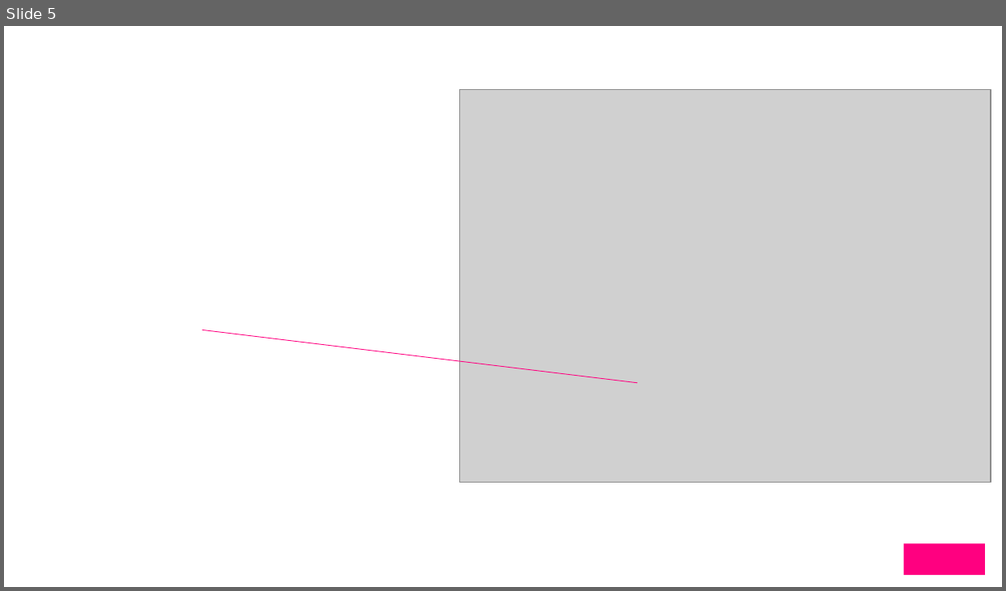
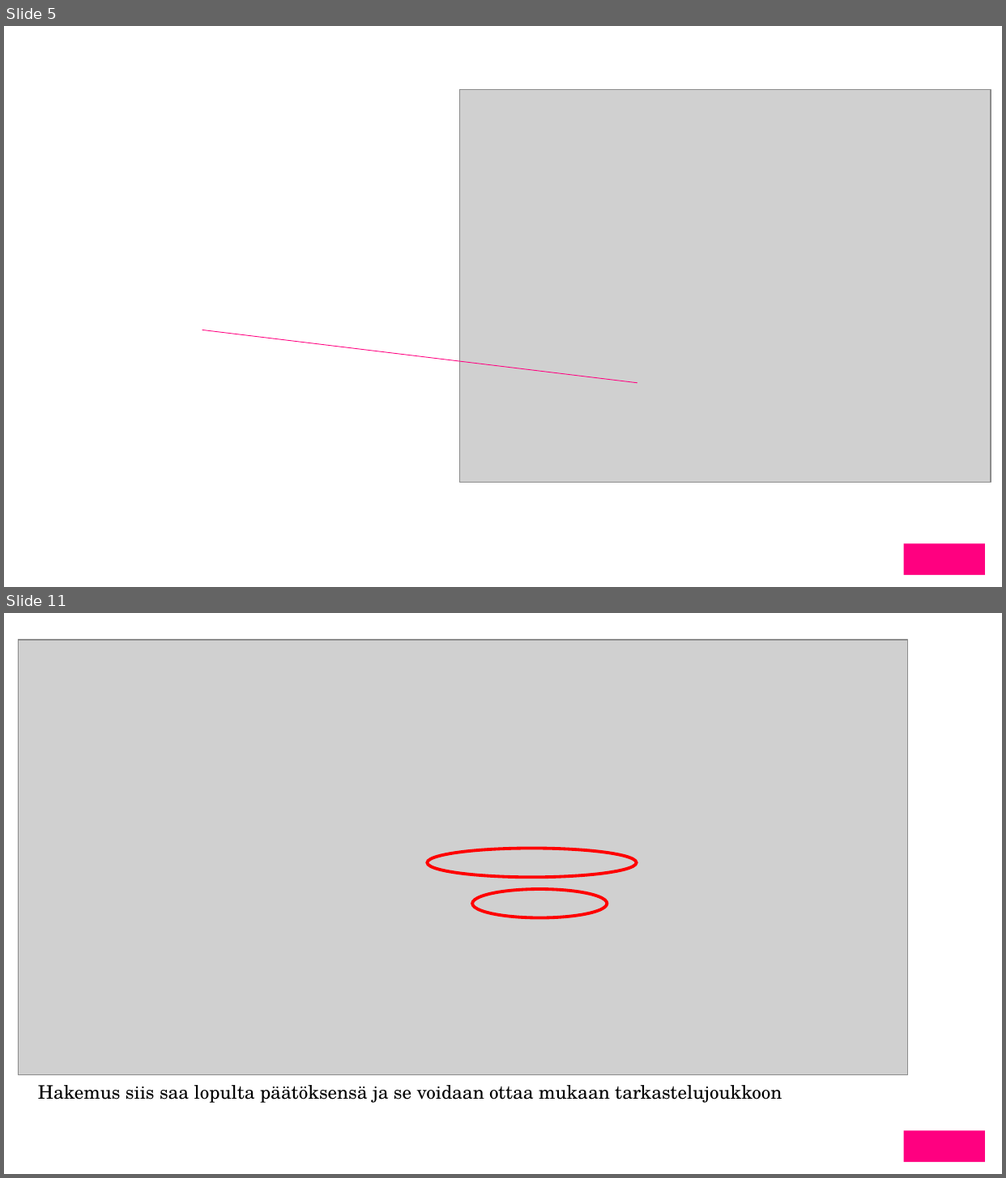
Before and after one commit to timole/usage, a slide deck: docs/Lupapiste Usage Data - 20150430.pptx. Shown one above the other, each under a label of ours: slide 5 before the commit, slides 5 and 11 after it; the slides between them are not shown. The pictures are 1006x591 and 1006x1178 pixels, drawn with LibreOffice and Linux fonts; fonts in the diff are those of the drawing; grey boxes stand for pictures; background and template pictures are left out. Boxes give left, top, right and bottom in pixels: in the first picture for what was removed or moved away, otherwise in the second. Text is boxed around its words. In the diff, an @@ line names an element or a change of style, - is before the commit and + after.

```diff
--- a/docs/Lupapiste Usage Data - 20150430.pptx
+++ b/docs/Lupapiste Usage Data - 20150430.pptx
@@ slide 11 added at (x1=4, y1=613, x2=1002, y2=1174), background #FFFFFF; not listed: 1 template element that a slide beside it also shows @@
@@ picture added at (x1=18, y1=640, x2=907, y2=1075) @@
@@ ellipse added at (x1=427, y1=849, x2=637, y2=877), outline #FF0000 2.25 pt @@
@@ ellipse added at (x1=472, y1=889, x2=607, y2=918), outline #FF0000 2.25 pt @@
@@ text added at (x1=38, y1=1085, x2=782, y2=1103), 13.5 pt, text #000000 @@
+Hakemus siis saa lopulta päätöksensä ja se voidaan ottaa mukaan tarkastelujoukkoon
```
Also in this commit, not shown: 5 other slides added.
